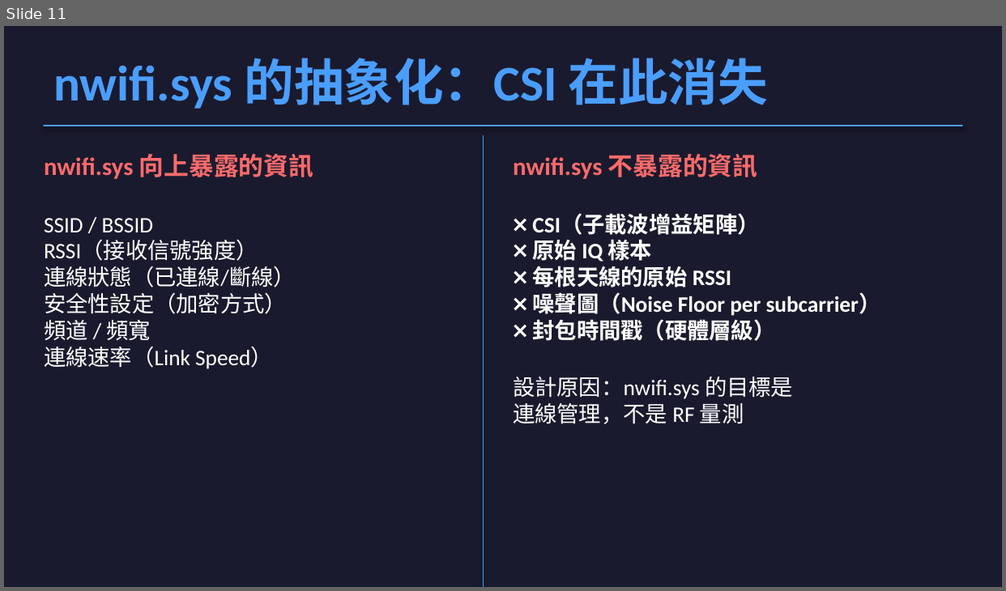
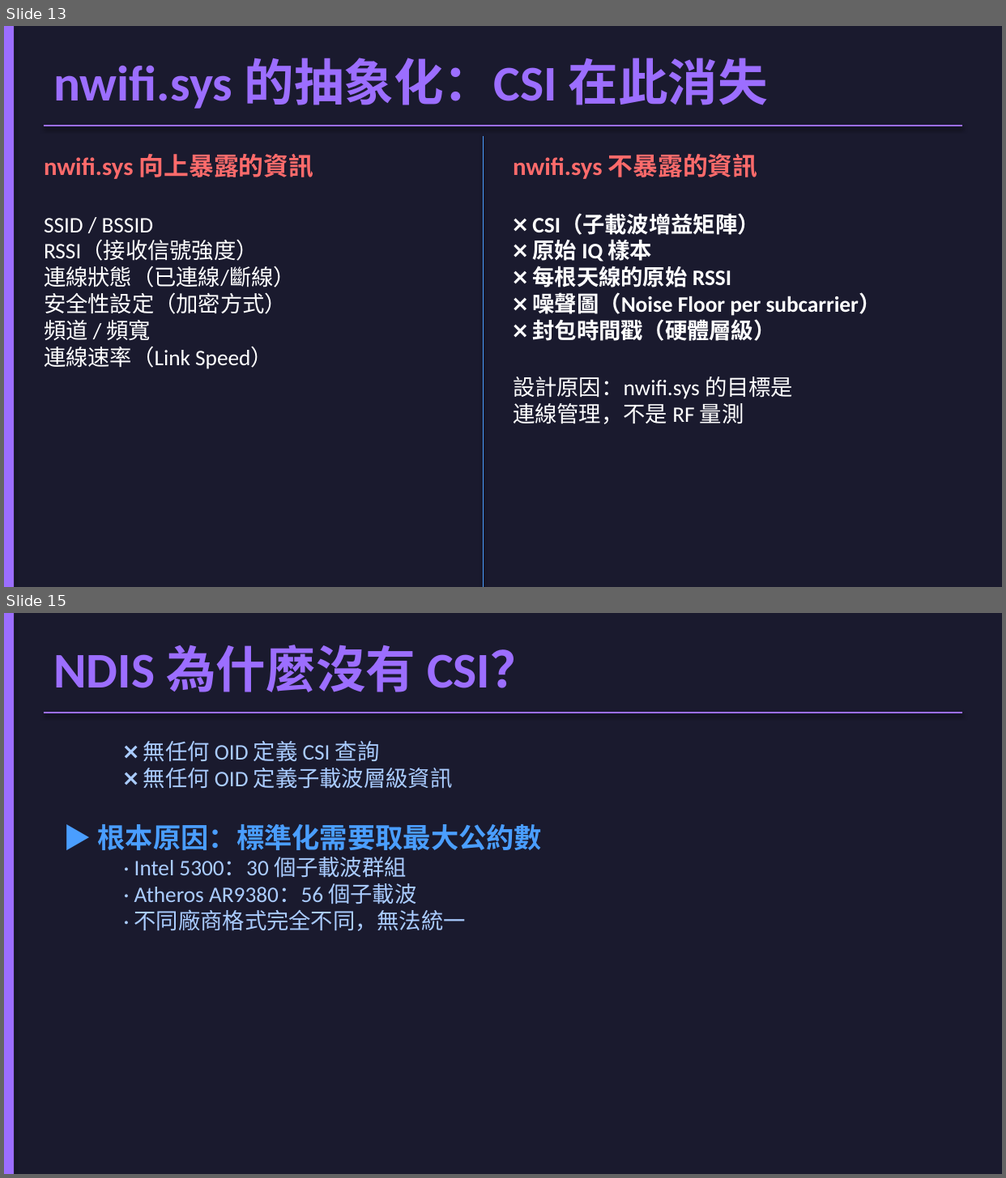
Before and after one commit to jacky92219-cell/network-ppt-project, a slide deck: output/network-card-csi.pptx. Shown one above the other, each under a label of ours: slide 11 before the commit, slides 13 and 15 after it; the slides between them are not shown. The pictures are 1006x591 and 1006x1178 pixels, drawn with LibreOffice and Linux fonts; fonts in the diff are those of the drawing. Boxes give left, top, right and bottom in pixels: in the first picture for what was removed or moved away, otherwise in the second. Text is boxed around its words. In the diff, an @@ line names an element or a change of style, - is before the commit and + after.

```diff
--- a/output/network-card-csi.pptx
+++ b/output/network-card-csi.pptx
@@ slide 15 added at <box>4,613,1002,1174</box>, background #1A1A2E @@
@@ rectangle added at <box>4,613,14,1174</box>, fill #9C6EFF @@
@@ text added at <box>53,645,540,692</box>, 36 pt, text #9C6EFF, bold @@
+NDIS 為什麼沒有 CSI？
@@ line added from (44, 713) to (962, 713), #9C6EFF 1.5 pt @@
@@ text added at <box>98,741,542,931</box>, 16 pt, text #AACCFF @@
+  ❌ 無任何 OID 定義 CSI 查詢
+  ❌ 無任何 OID 定義子載波層級資訊
+▶ 根本原因：標準化需要取最大公約數
+  · Intel 5300：30 個子載波群組
+  · Atheros AR9380：56 個子載波
+  · 不同廠商格式完全不同，無法統一
@@ what was slide 11 is now slide 13 @@
@@ slide 13 changed as well @@
@@ rectangle added at <box>4,26,14,587</box>, fill #9C6EFF @@
@@ text "nwifi.sys 的抽象化：CSI 在此消失" at <box>53,58,768,109</box>: text colour #4A9EFF to #9C6EFF @@
@@ rectangle removed at <box>44,126,962,126</box> @@
@@ line added from (44, 126) to (962, 126), #9C6EFF 1.5 pt @@
```
Also in this commit, not shown: 23 other slides changed, 3 other slides added, 5 other files.
